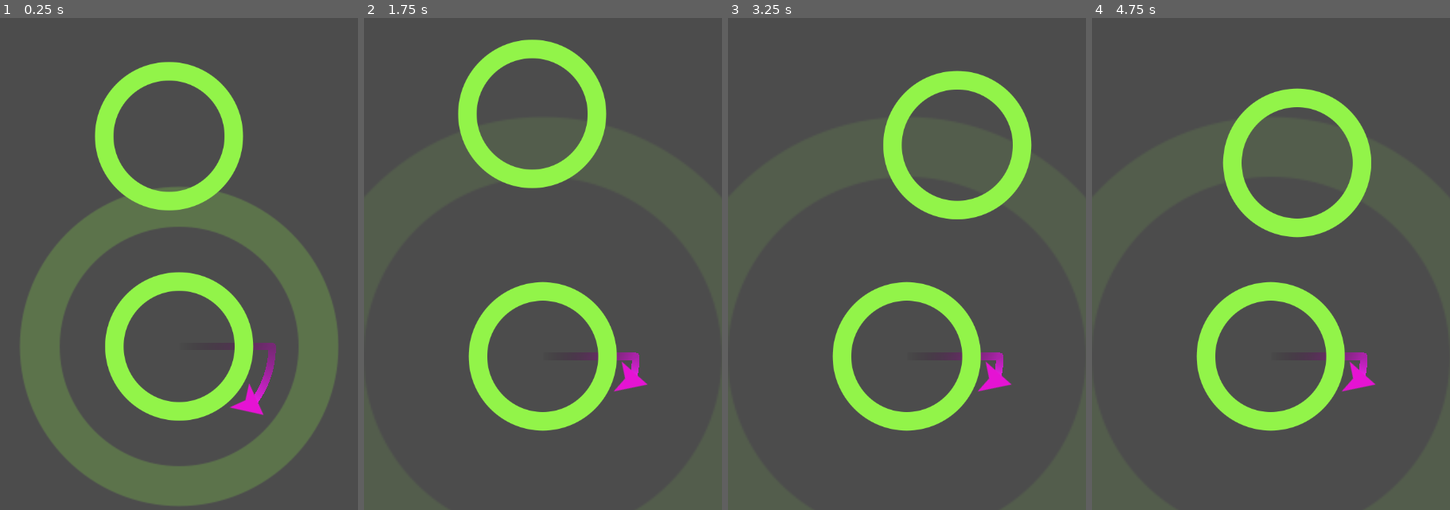
Above: before the commit, frames 1-4 (left to right).
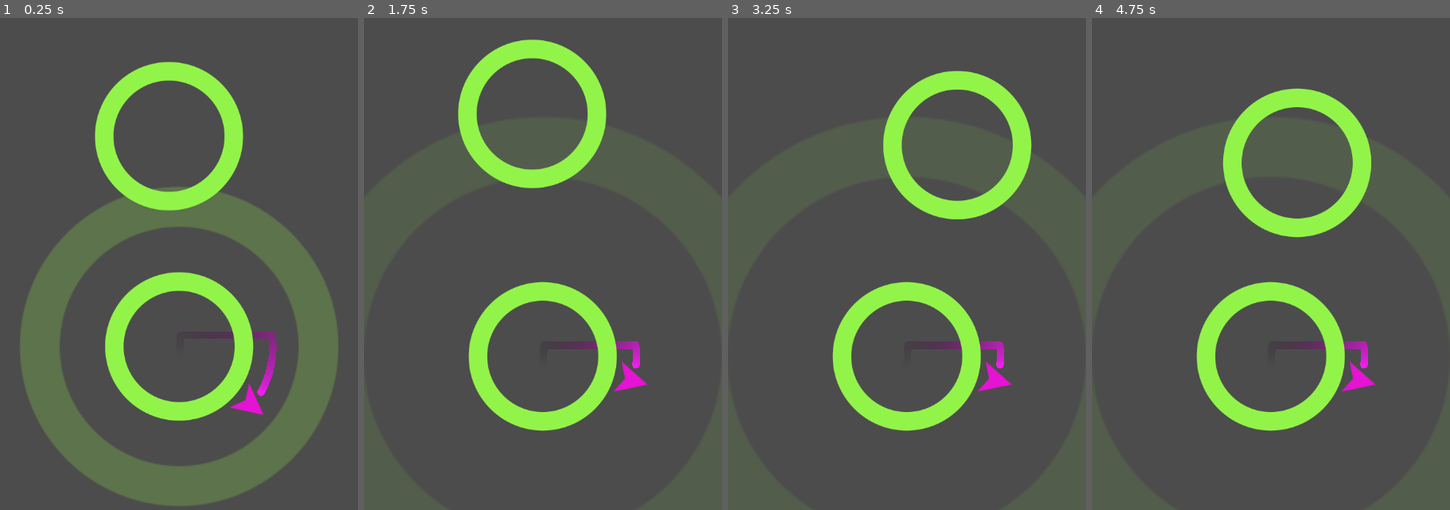
Above: after the commit, the same moments.

Repository: jagc/circleJump
Game: Godot game, scene res://objects/main.tscn
The game is run twice, just before and just after one commit, with the same random seed, the same clock (stepped at 60 frames per second) and the same inputs.
Inputs (mouse positions are in pixels of both pictures, inside the frame that each line leads up to):
- Up to frame 1 (0.25 s): no input
- Up to frame 2 (1.75 s): move the mouse to (621, 160) at 0.52 s; click (621, 160) at 0.67 s; move the mouse to (471, 224) at 1.27 s; click (471, 224) at 1.42 s
- Up to frame 3 (3.25 s): move the mouse to (942, 52) at 2.02 s; click (942, 52) at 2.17 s; move the mouse to (889, 318) at 2.77 s; click (889, 318) at 2.92 s
- Up to frame 4 (4.75 s): move the mouse to (1378, 288) at 3.52 s; click (1378, 288) at 3.67 s; move the mouse to (1163, 96) at 4.27 s; click (1163, 96) at 4.42 s

The runs differ from the first frame. In frame 1, 0.5% of the frame differs, in the area x 61-78%, y 63-79%; in frame 2, 0.5%; in frame 3, 0.5%; in frame 4, 0.5%.

Commit message:
modified capability of trail - while rotating in a circle, trail is offset from the jumper. - while jumping, trail is dead center to the position of the jumper.

Diff:
--- a/scripts/jumper.gd
+++ b/scripts/jumper.gd
@@ -8,12 +8,15 @@
 var jumpSpeed = 1000
 var target = null # if we're on a circle
 var trailLength = 25
+var is_rotatingClockwise = 1
+var isJumping = false
 
 func _unhandled_input(event):
 	if target and event is InputEventScreenTouch and event.pressed:
 		jump()
 
 func jump():
+	isJumping = true
 	target.implode()
 	target = null
 	velocity = transform.x * jumpSpeed
@@ -21,9 +24,10 @@
 # 'area' is the circle.gd object
 func _on_jumper_area_entered(area):
 	target = area
+	isJumping = false
 
 	var _rotation = (position - target.position).angle()
-	var is_rotatingClockwise = 1 if _rotation > 1.4 else -1
+	is_rotatingClockwise = 1 if _rotation > 1.4 else -1
 
 	target.get_node("pivot").rotation = _rotation
 	velocity = Vector2.ZERO
@@ -33,7 +37,15 @@
 func _physics_process(delta):
 	if trail.points.size() > trailLength:
 		trail.remove_point(0)
-	trail.add_point(position)
+
+	if isJumping == false:
+		if is_rotatingClockwise == 1:
+			trail.add_point(position + Vector2(0,15).rotated(rotation))
+		else:
+			trail.add_point(position - Vector2(0,15).rotated(rotation))
+	else:
+		trail.add_point(position)
+
 
 	if target:
 		transform = target.orbitPosition.global_transform
